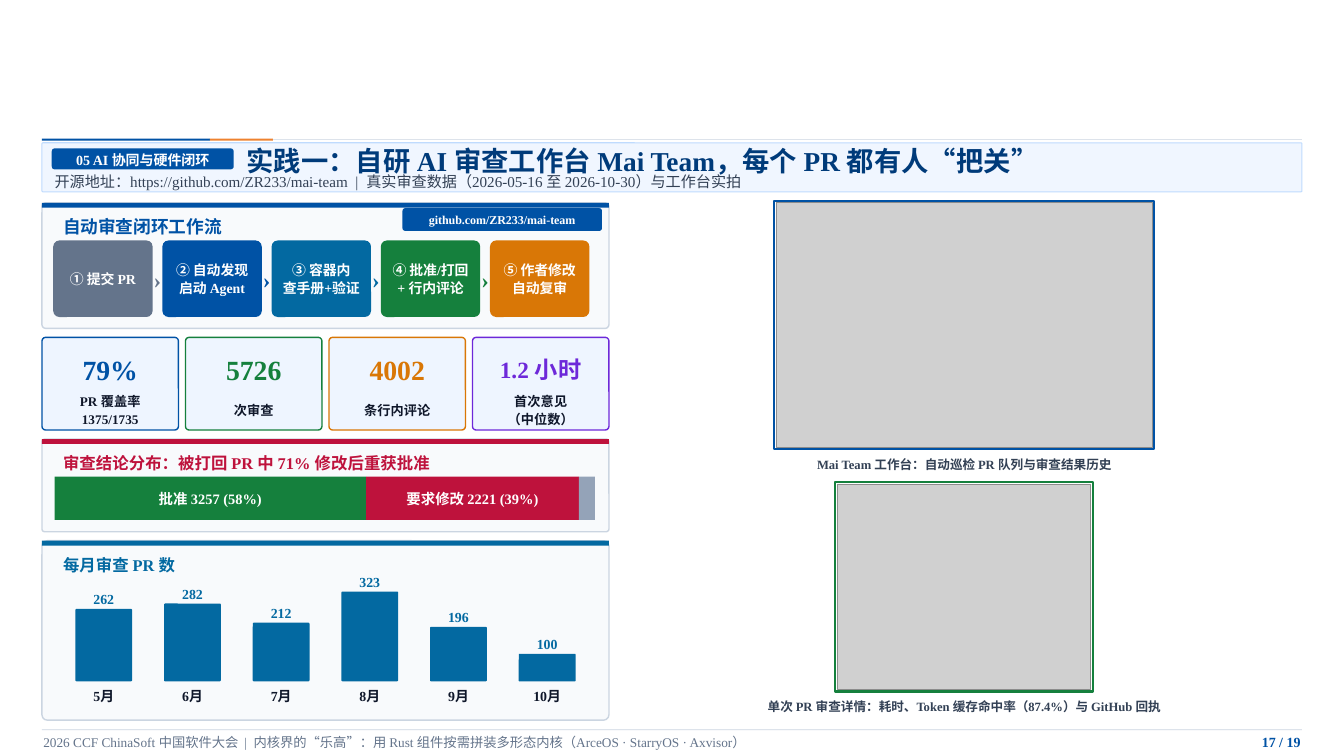
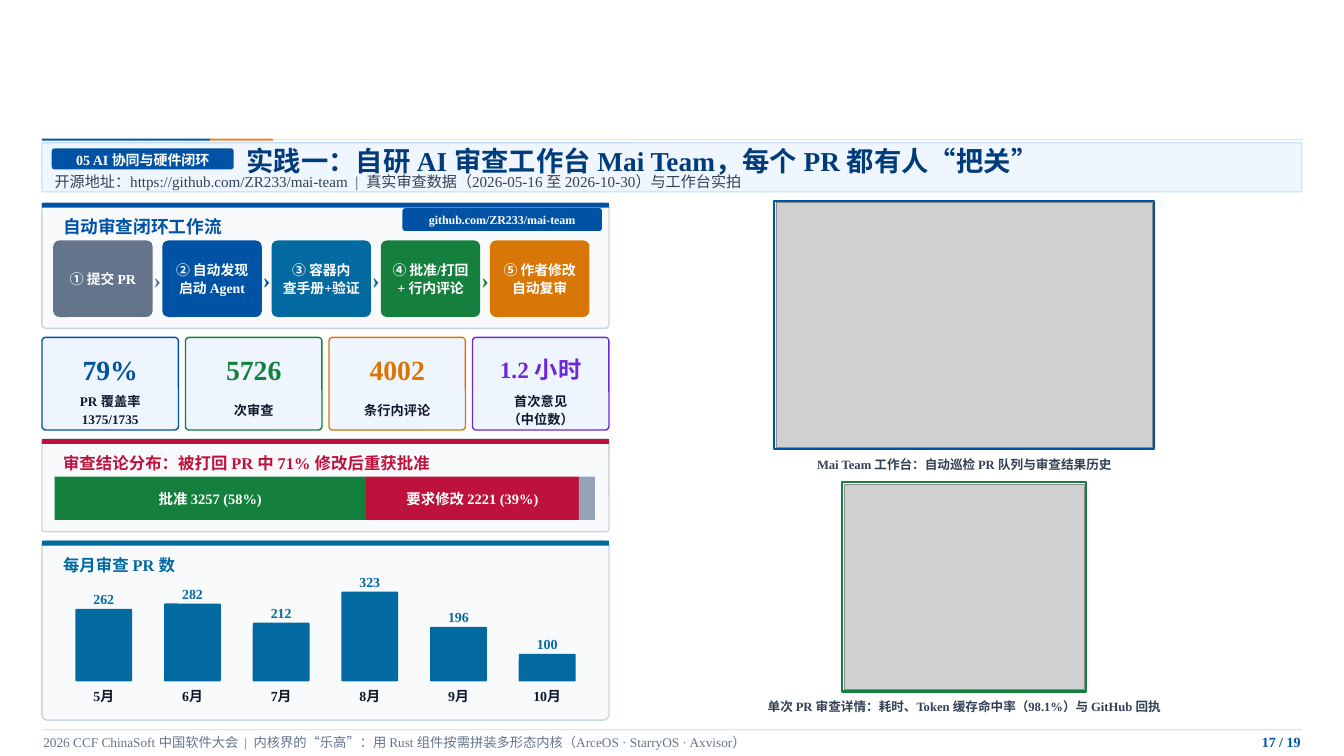
Before and after one commit to ZR233/tgoskits, a slide deck: slide 17 of TGOSKits_Presentation_v2.pptx. Drawn at 1344x756 pixels with LibreOffice and Linux fonts; fonts in the diff are those of the drawing; grey boxes stand for pictures; background and template pictures are left out. Boxes give left, top, right and bottom in pixels: in the first picture for what was removed or moved away, otherwise in the second. Text is boxed around its words. In the diff, an @@ line names an element or a change of style, - is before the commit and + after.

```diff
--- a/TGOSKits_Presentation_v2.pptx
+++ b/TGOSKits_Presentation_v2.pptx
@@ rectangle: place and size @@
-rectangle at [835, 482, 1093, 692]
+rectangle at [842, 482, 1086, 692]
@@ picture: place and size @@
-picture at [838, 485, 1091, 690]
+picture at [845, 485, 1085, 690]
@@ text at [768, 698, 1161, 715]: text changed @@
-单次 PR 审查详情：耗时、Token 缓存命中率（87.4%）与 GitHub 回执
+单次 PR 审查详情：耗时、Token 缓存命中率（98.1%）与 GitHub 回执
```
